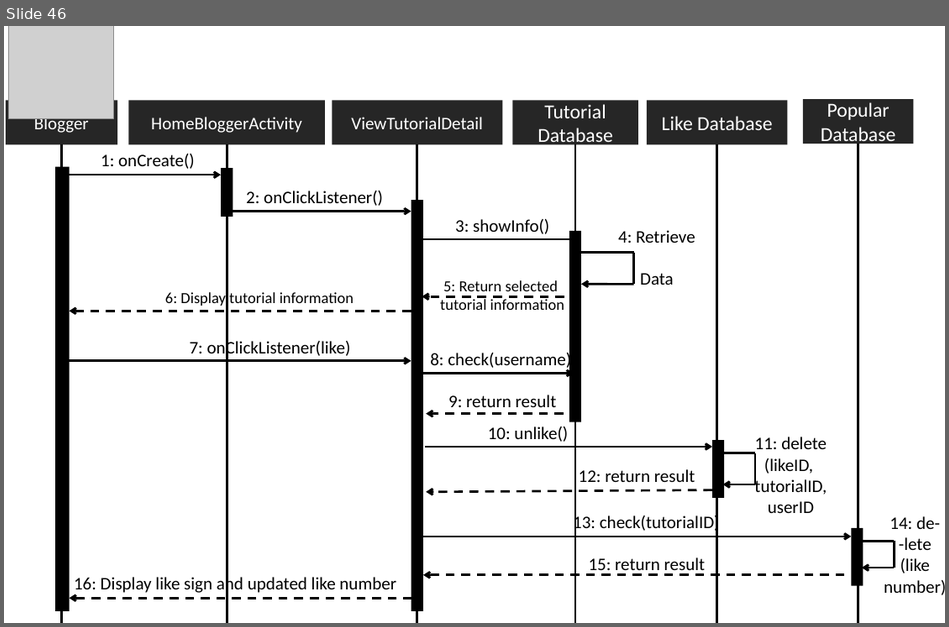
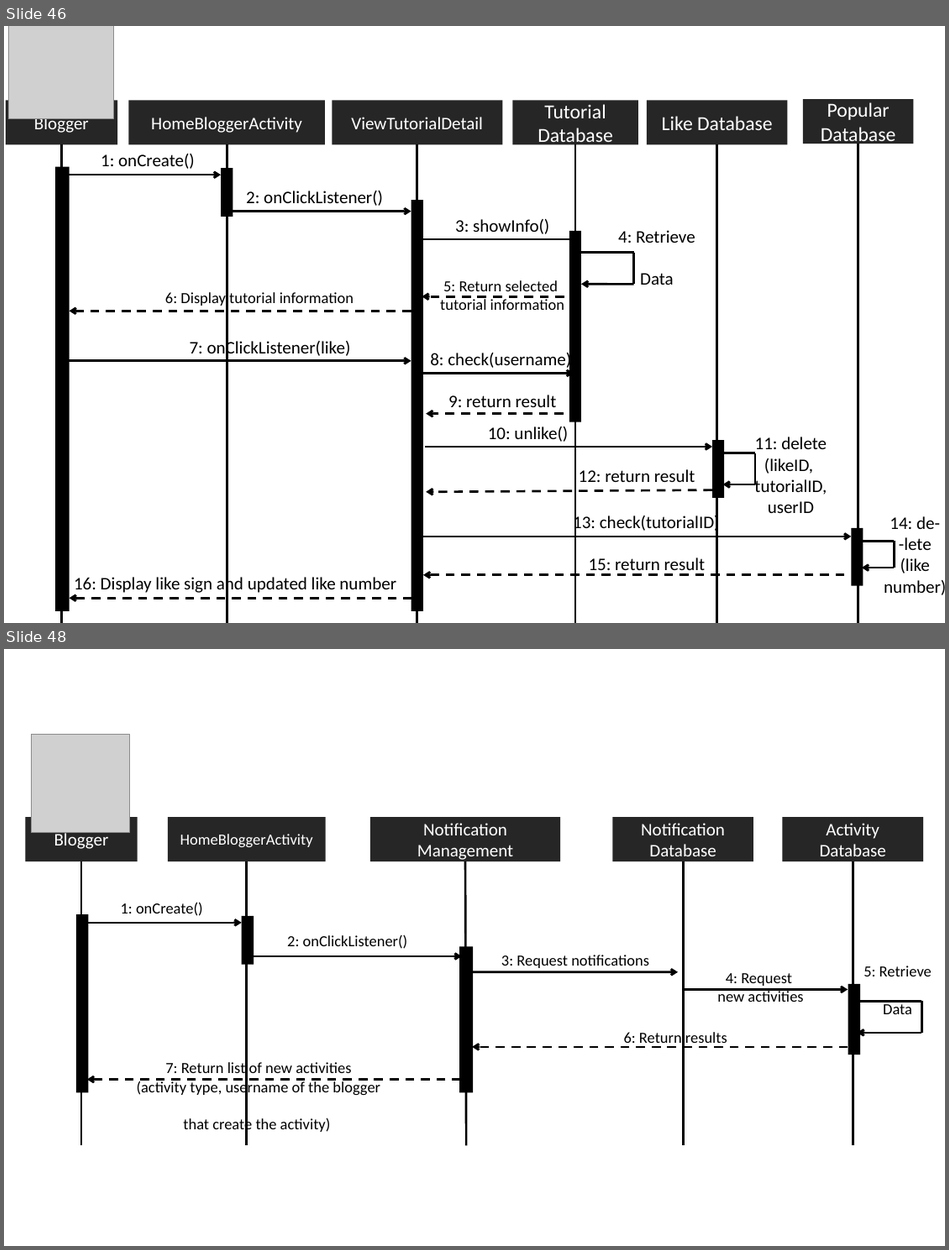
Before and after one commit to asciidaitoon/HanDIYcraft, a slide deck: Design/SQ mobile.pptx. Shown one above the other, each under a label of ours: slide 46 before the commit, slides 46 and 48 after it; the slides between them are not shown. The pictures are 949x627 and 949x1250 pixels, drawn with LibreOffice and Linux fonts; fonts in the diff are those of the drawing; grey boxes stand for pictures. Boxes give left, top, right and bottom in pixels: in the first picture for what was removed or moved away, otherwise in the second. Text is boxed around its words. In the diff, an @@ line names an element or a change of style, - is before the commit and + after.

```diff
--- a/Design/SQ mobile.pptx
+++ b/Design/SQ mobile.pptx
@@ slide 48 added at [4,649,945,1246], background #FFFFFF @@
@@ picture added at [32,735,130,833] @@
@@ rectangle added at [26,817,138,862], fill #262626, 16 pt, text #FFFFFF @@
+Blogger
@@ rectangle added at [168,817,326,862], fill #262626, 14 pt, text #FFFFFF @@
+HomeBloggerActivity
@@ rectangle added at [370,817,561,862], fill #262626, 16 pt, text #FFFFFF @@
+Notification
+Management
@@ rectangle added at [613,817,753,862], fill #262626, 16 pt, text #FFFFFF @@
+Notification
+Database
@@ rectangle added at [783,817,923,862], fill #262626, 16 pt, text #FFFFFF @@
+Activity
+Database
@@ line added from (81, 862) to (81, 1146), #000000 2 pt @@
@@ line added from (247, 862) to (247, 1146), #000000 2 pt @@
@@ line added from (465, 862) to (466, 1146), #000000 2 pt @@
@@ line added from (683, 862) to (683, 1146), #000000 2 pt @@
@@ line added from (852, 862) to (852, 1146), #000000 2 pt @@
@@ rectangle added at [76,915,89,1093], fill #000000 @@
@@ arrow added from (82, 923) to (242, 923), #000000 2 pt @@
@@ text added at [121,902,203,916], 14 pt, text #000000 @@
+1: onCreate()
@@ rectangle added at [242,916,253,965], fill #000000 @@
@@ text added at [287,935,408,949], 14 pt, text #000000 @@
+2: onClickListener()
@@ rectangle added at [459,947,474,1093], fill #000000 @@
@@ arrow added from (253, 956) to (461, 956), #000000 2 pt @@
@@ arrow added from (473, 972) to (678, 972), #000000 2 pt @@
@@ text added at [501,955,649,968], 14 pt, text #000000 @@
+3: Request notifications
@@ text added at [717,973,803,1002], 14 pt, text #000000 @@
+4: Request
+new activities
@@ text added at [863,966,931,1014], 14 pt, text #000000 @@
+5: Retrieve
+Data
@@ arrow added from (684, 990) to (847, 990), #000000 2 pt @@
@@ rectangle added at [847,984,860,1056], fill #000000 @@
@@ line added from (921, 1001) to (857, 1001), #000000 2 pt @@
@@ line added from (921, 1033) to (921, 1001), #000000 2 pt @@
@@ arrow added from (847, 1047) to (473, 1047), #000000 2 pt dashed @@
@@ text added at [624,1032,727,1047], 14 pt, text #000000 @@
+6: Return results
@@ arrow added from (921, 1033) to (857, 1033), #000000 2 pt @@
@@ text added at [137,1061,380,1134], 14 pt, text #000000 @@
+7: Return list of new activities
+(activity type, username of the blogger
+that create the activity)
@@ arrow added from (461, 1080) to (87, 1080), #000000 2 pt dashed @@
```
Also in this commit, not shown: 3 other slides added, 8 other files.
